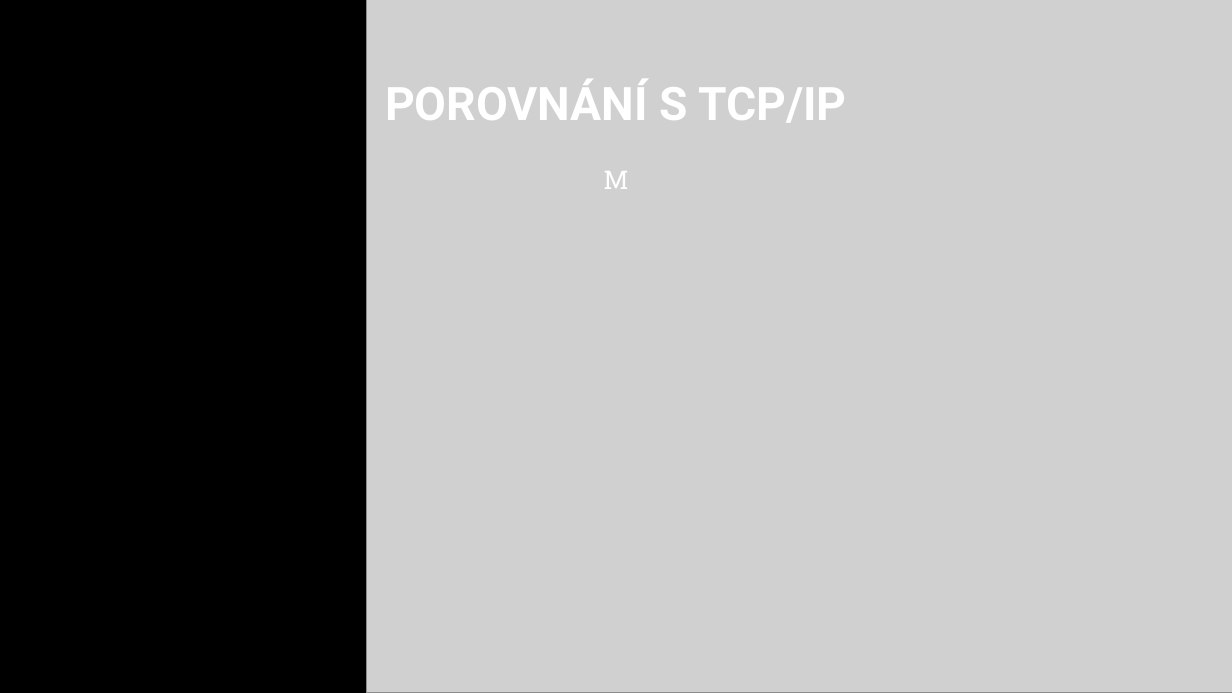
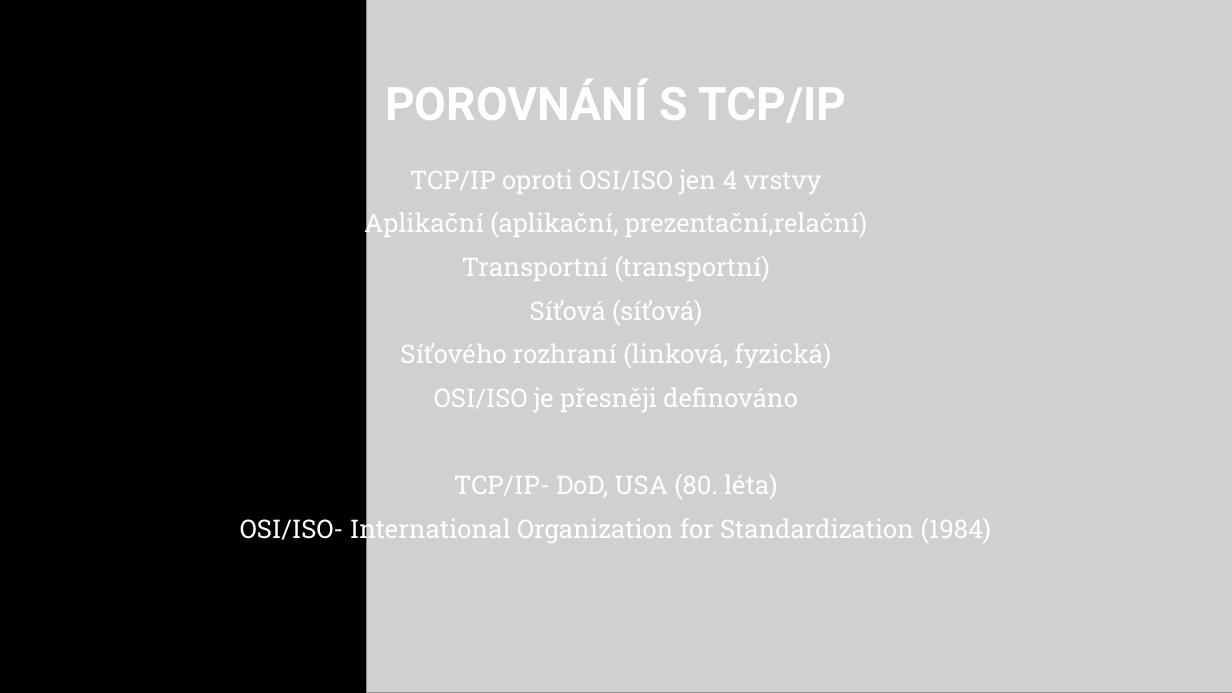
Before and after one commit to Meetsys128/SuperKulisarna-2-Knucles, a slide deck: slide 6 of prezentaceops.pptx. Drawn at 1232x693 pixels with LibreOffice and Linux fonts; fonts in the diff are those of the drawing; grey boxes stand for pictures. Boxes give left, top, right and bottom in pixels: in the first picture for what was removed or moved away, otherwise in the second. Text is boxed around its words. In the diff, an @@ line names an element or a change of style, - is before the commit and + after.

Commit message:
Ok, so... I did the thing, just add pictures or any semblence of soul into the presentation. Check for grammar maybe? It doesn't really matter.

```diff
--- a/prezentaceops.pptx
+++ b/prezentaceops.pptx
@@ text at (x1=240, y1=170, x2=992, y2=544): text changed @@
-M
+TCP/IP oproti OSI/ISO jen 4 vrstvy
+Aplikační (aplikační, prezentační,relační)
+Transportní (transportní)
+Síťová (síťová)
+Síťového rozhraní (linková, fyzická)
+OSI/ISO je přesněji definováno
+TCP/IP- DoD, USA (80. léta)
+OSI/ISO- International Organization for Standardization (1984)
```
Also in this commit, not shown: 2 other slides changed, 5 slides added.
